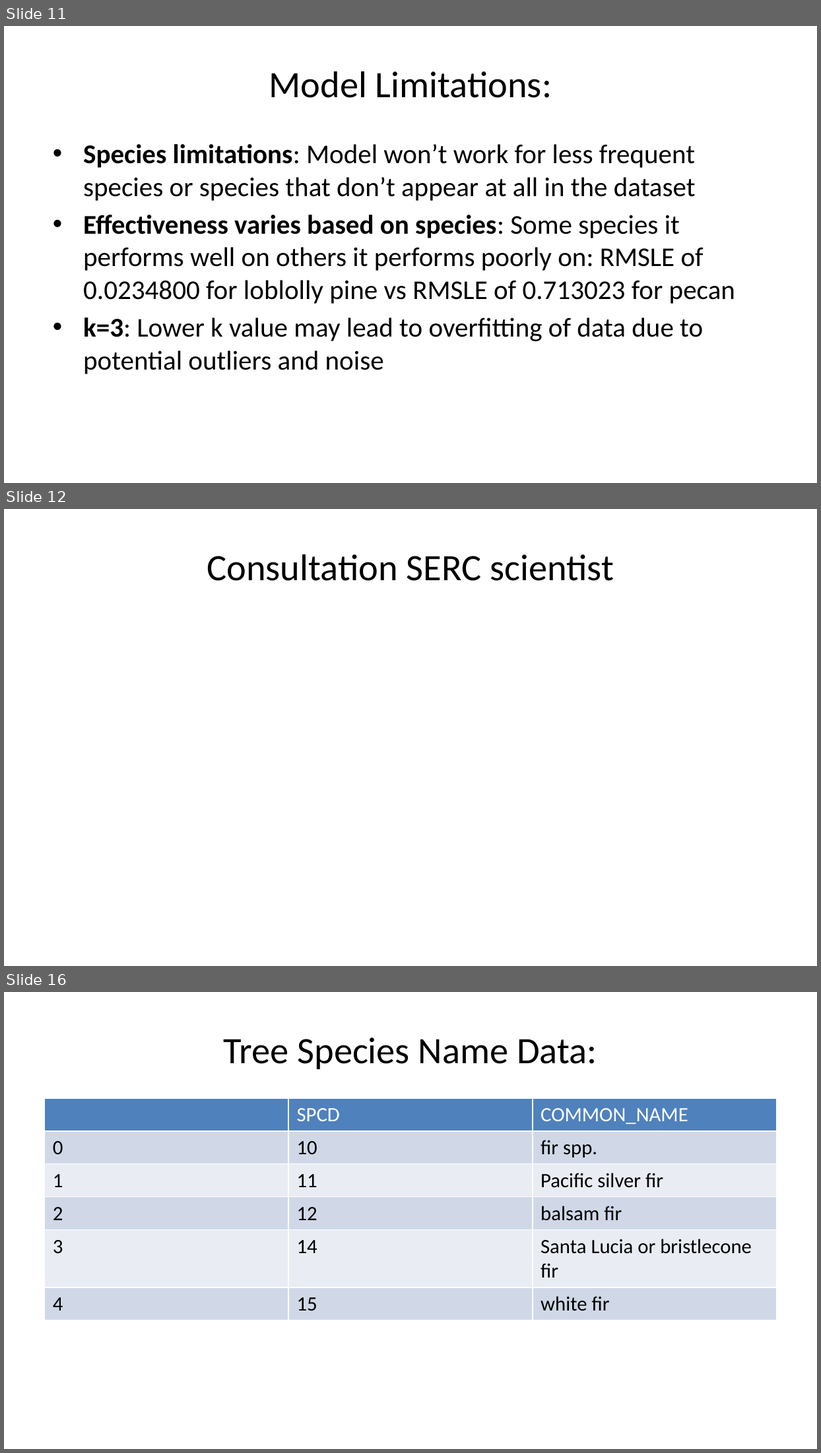
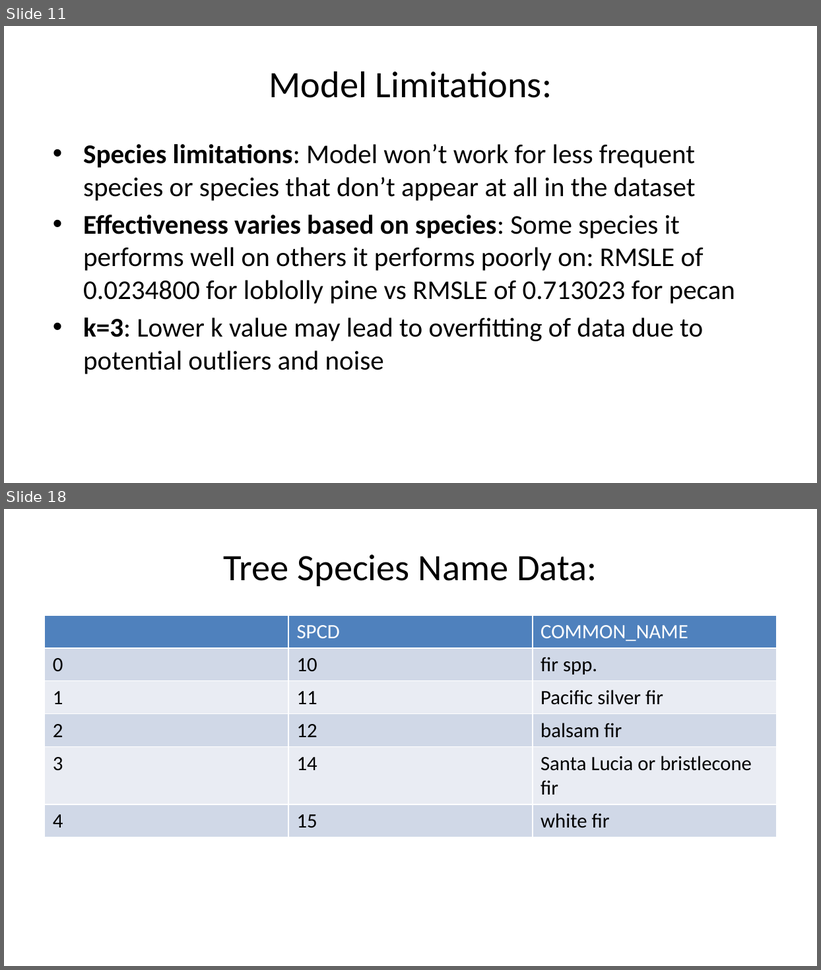
Before and after one commit to deancallahan25/Redwood-Analytics-Portfolio, a slide deck: Project-3/presentation.pptx. Shown one above the other, each under a label of ours: slides 11, 12 and 16 before the commit, slides 11 and 18 after it; the slides between them are not shown. The pictures are 821x1453 and 821x970 pixels, drawn with LibreOffice and Linux fonts; fonts in the diff are those of the drawing. Boxes give left, top, right and bottom in pixels: in the first picture for what was removed or moved away, otherwise in the second. Text is boxed around its words. In the diff, an @@ line names an element or a change of style, - is before the commit and + after.

```diff
--- a/Project-3/presentation.pptx
+++ b/Project-3/presentation.pptx
@@ slide 12 removed at [4,509,817,966], background #FFFFFF @@
@@ title removed at [207,554,614,581] @@
-Consultation SERC scientist
@@ what was slide 16 is now slide 18 @@
```
Also in this commit, not shown: 4 slides changed, 4 slides added, 1 other file.
